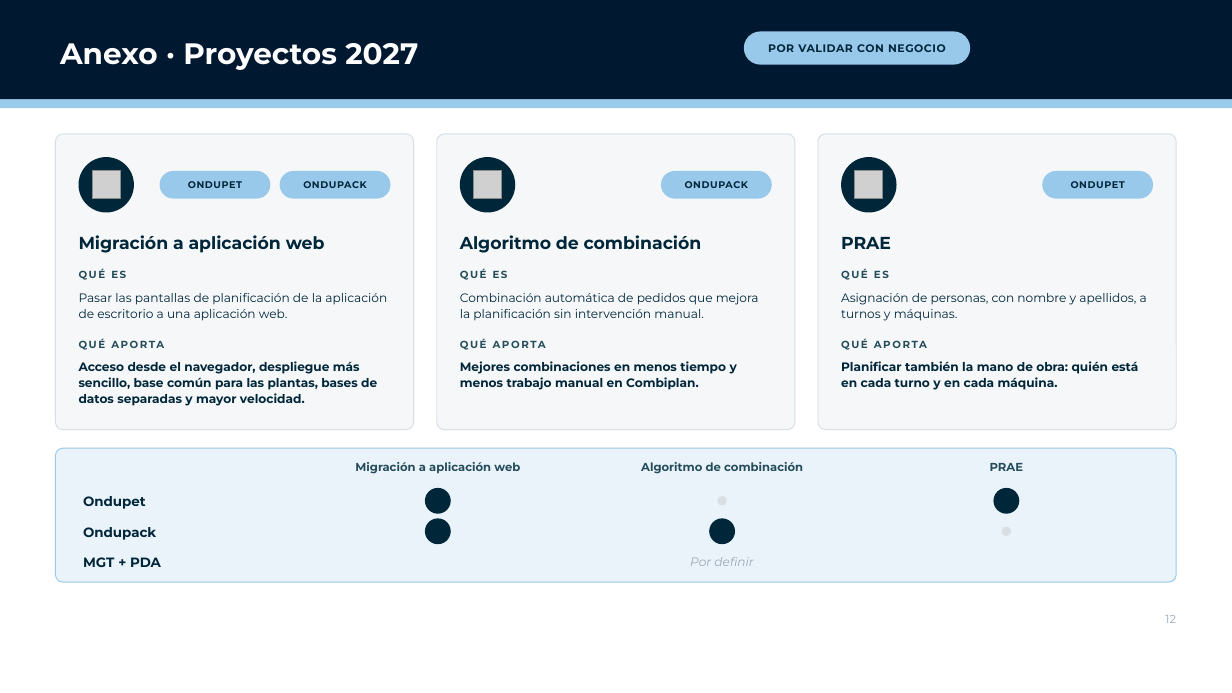
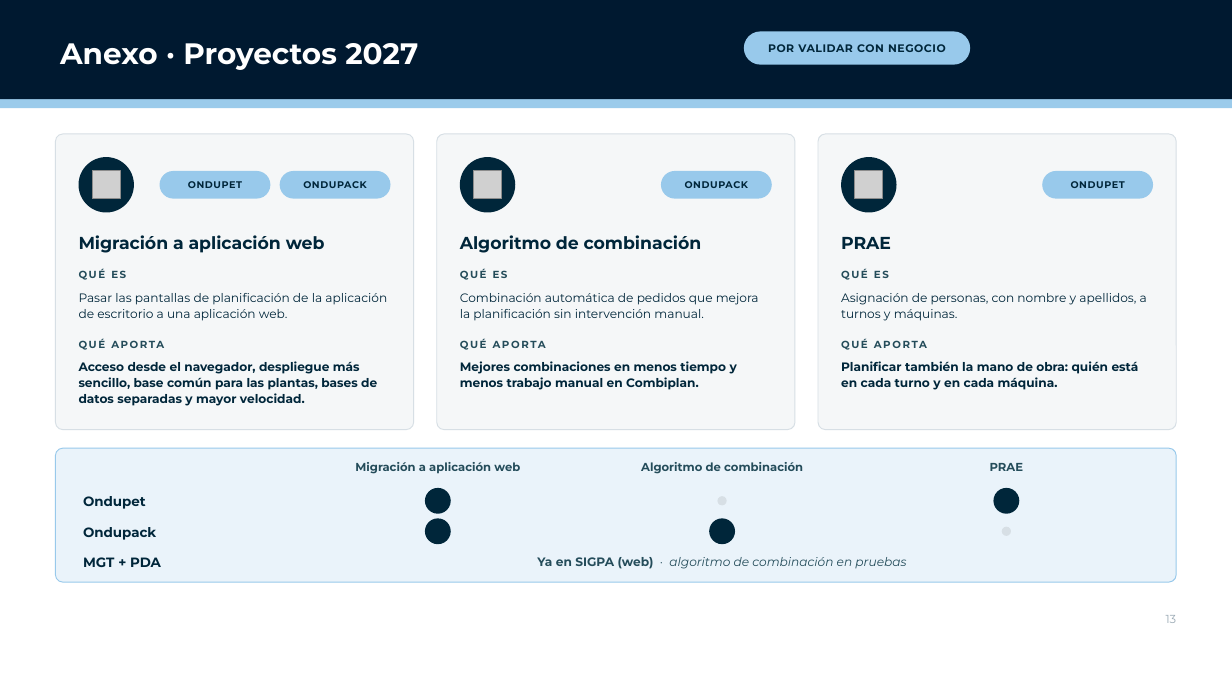
Before and after one commit to Enrique24799/AGSA, a slide deck: slide 13 of presentaciones/Planificacion_Packaging_CL.pptx (slide 12 before the commit). Drawn at 1232x693 pixels with LibreOffice and Linux fonts; fonts in the diff are those of the drawing; grey boxes stand for pictures; background and template pictures are left out. Boxes give left, top, right and bottom in pixels: in the first picture for what was removed or moved away, otherwise in the second. Text is boxed around its words. In the diff, an @@ line names an element or a change of style, - is before the commit and + after.

```diff
--- a/presentaciones/Planificacion_Packaging_CL.pptx
+++ b/presentaciones/Planificacion_Packaging_CL.pptx
@@ text at (537, 557, 906, 569): text changed; text colour #9AA9B4 to #244C5A @@
-Por definir
+Ya en SIGPA (web) · algoritmo de combinación en pruebas
@@ text at (1166, 615, 1177, 623): text changed @@
-12
+13
```
Also in this commit, not shown: 2 other slides changed, 1 slide added.
